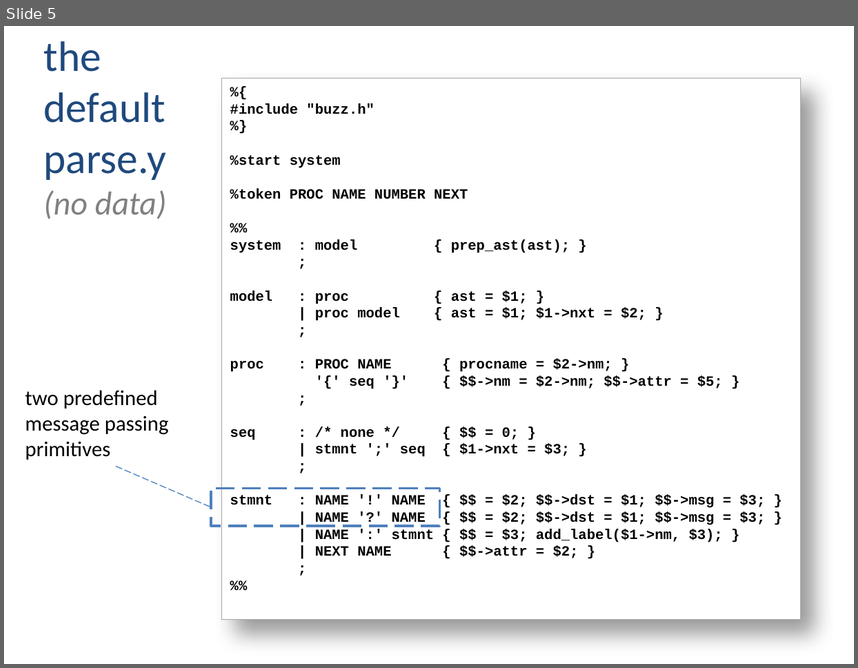
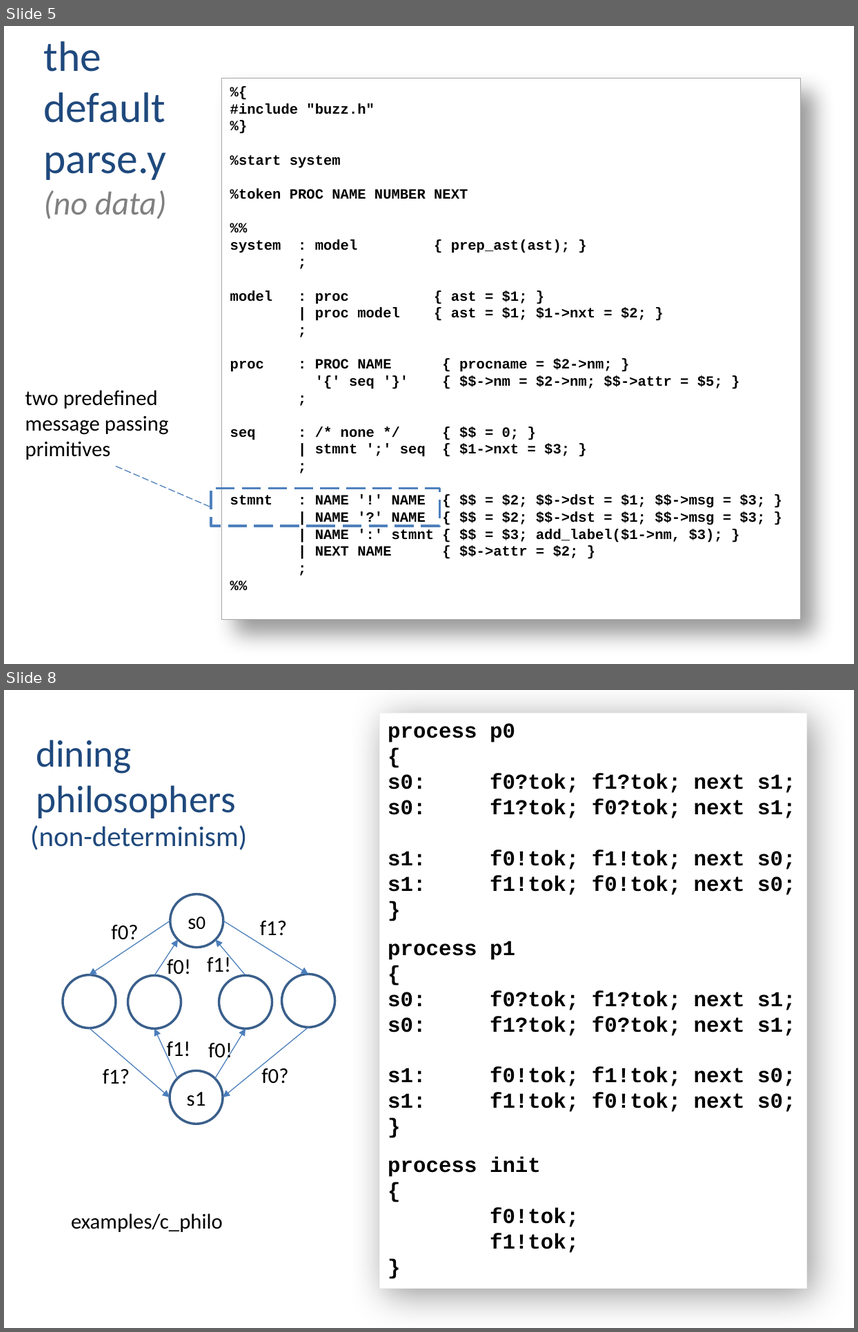
Before and after one commit to nimble-code/Buzz, a slide deck: docs/Buzz_Overview.pptx. Shown one above the other, each under a label of ours: slide 5 before the commit, slides 5 and 8 after it; the slides between them are not shown. The pictures are 858x668 and 858x1332 pixels, drawn with LibreOffice and Linux fonts; fonts in the diff are those of the drawing. Boxes give left, top, right and bottom in pixels: in the first picture for what was removed or moved away, otherwise in the second. Text is boxed around its words. In the diff, an @@ line names an element or a change of style, - is before the commit and + after.

```diff
--- a/docs/Buzz_Overview.pptx
+++ b/docs/Buzz_Overview.pptx
@@ slide 8 added at [4,690,854,1328], background #FFFFFF @@
@@ rectangle added at [380,713,807,1288], fill #FFFFFF, outline #F2F2F2 0.75 pt, 18 pt, text #000000, bold @@
+process p0
+{
+s0: f0?tok; f1?tok; next s1;
+s0: f1?tok; f0?tok; next s1;
+s1: f0!tok; f1!tok; next s0;
+s1: f1!tok; f0!tok; next s0;
+}
+process p1
+{
+s0: f0?tok; f1?tok; next s1;
+s0: f1?tok; f0?tok; next s1;
+s1: f0!tok; f1!tok; next s0;
+s1: f1!tok; f0!tok; next s0;
+}
+process init
+{
+f0!tok;
+f1!tok;
+}
@@ title added at [36,740,236,818], 32.4 pt, text #1F497D @@
+dining
+philosophers
@@ text added at [30,825,247,850], 24 pt, text #1F497D @@
+(non-determinism)
@@ ellipse added at [170,894,223,947], fill #FFFFFF, outline #3A5F8C 2 pt, 18 pt, text #000000 @@
+s0
@@ arrow added from (170, 920) to (89, 975), #4B7EBC 0.75 pt @@
@@ text added at [111,925,138,945], 18 pt, text #000000 @@
+f0?
@@ arrow added from (223, 920) to (308, 974), #4B7EBC 0.75 pt @@
@@ text added at [260,920,287,935], 18 pt, text #000000 @@
+f1?
@@ arrow added from (154, 976) to (179, 939), #4B7EBC 0.75 pt @@
@@ text added at [167,956,191,979], 18 pt, text #000000 @@
+f0!
@@ text added at [207,954,231,972], 18 pt, text #000000 @@
+f1!
@@ arrow added from (245, 976) to (216, 939), #4B7EBC 0.75 pt @@
@@ ellipse added at [63,975,115,1027], fill #FFFFFF, outline #3A5F8C 2 pt @@
@@ ellipse added at [128,976,181,1028], fill #FFFFFF, outline #3A5F8C 2 pt @@
@@ ellipse added at [219,976,272,1028], fill #FFFFFF, outline #3A5F8C 2 pt @@
@@ ellipse added at [282,974,335,1027], fill #FFFFFF, outline #3A5F8C 2 pt @@
@@ arrow added from (89, 1027) to (170, 1097), #4B7EBC 0.75 pt @@
@@ arrow added from (177, 1078) to (154, 1028), #4B7EBC 0.75 pt @@
@@ text added at [167,1041,191,1061], 18 pt, text #000000 @@
+f1!
@@ arrow added from (215, 1078) to (245, 1028), #4B7EBC 0.75 pt @@
@@ arrow added from (308, 1027) to (223, 1097), #4B7EBC 0.75 pt @@
@@ text added at [208,1043,232,1063], 18 pt, text #000000 @@
+f0!
@@ text added at [103,1069,130,1083], 18 pt, text #000000 @@
+f1?
@@ ellipse added at [170,1071,223,1123], fill #FFFFFF, outline #3A5F8C 2 pt, 18 pt, text #000000 @@
+s1
@@ text added at [261,1065,288,1083], 18 pt, text #000000 @@
+f0?
@@ text added at [71,1213,223,1232], 18 pt, text #000000 @@
+examples/c_philo
```
Also in this commit, not shown: 3 slides changed, 3 other slides added, 2 slides removed.
